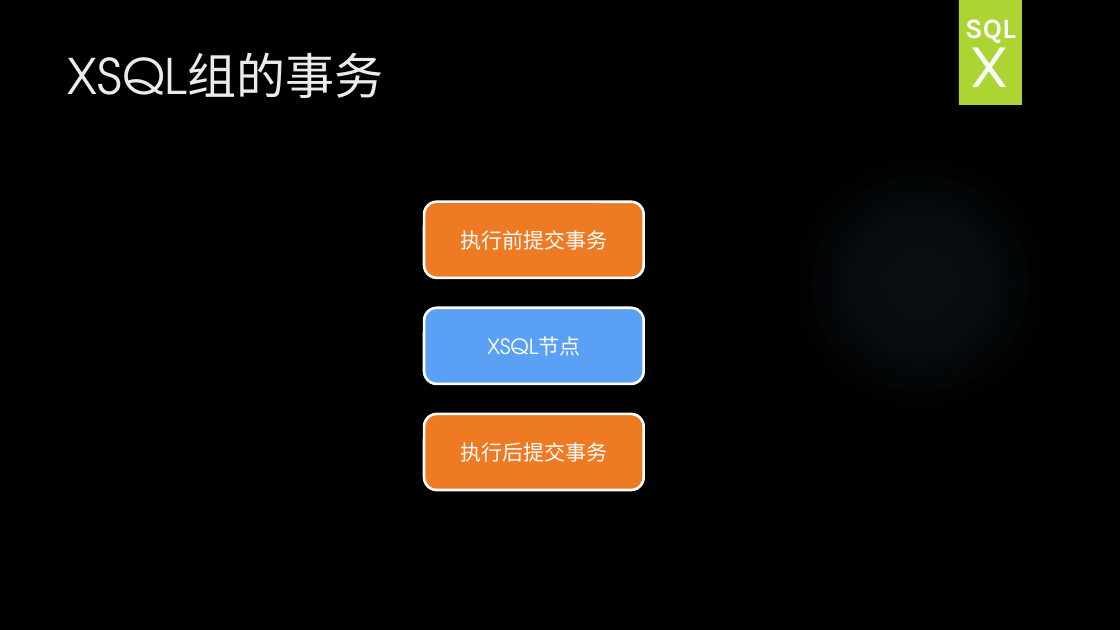
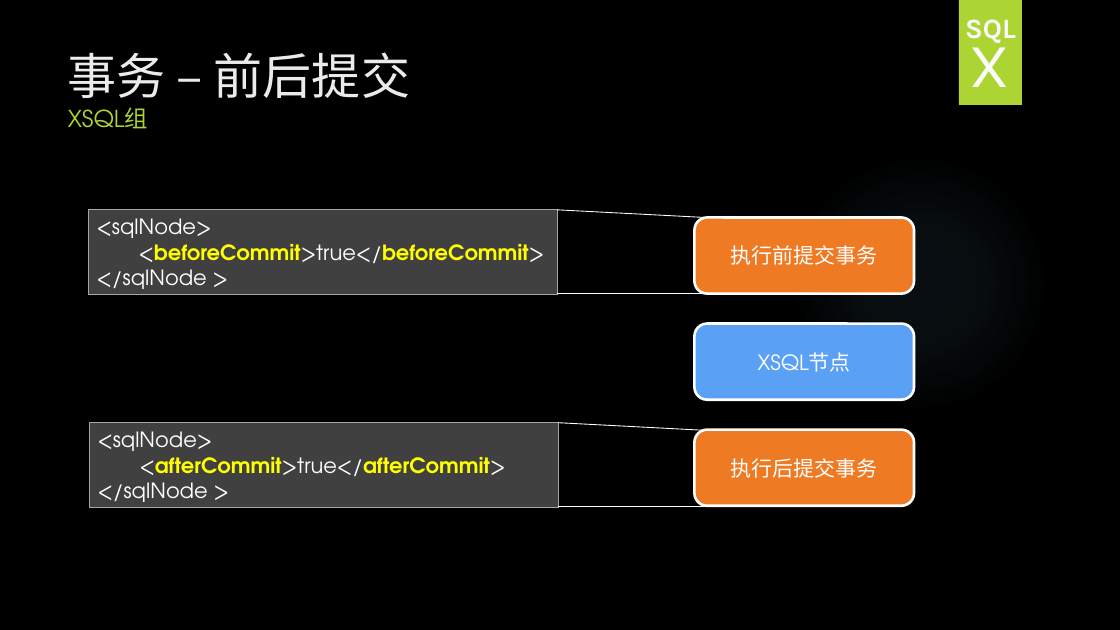
Before and after one commit to HY-ZhengWei/hy.common.XJava, a slide deck: slide 54 of doc/XSQLGroup技术交流.pptx (slide 48 before the commit). Drawn at 1120x630 pixels with LibreOffice and Linux fonts; fonts in the diff are those of the drawing; background and template pictures are left out. Boxes give left, top, right and bottom in pixels: in the first picture for what was removed or moved away, otherwise in the second. Text is boxed around its words. In the diff, an @@ line names an element or a change of style, - is before the commit and + after.

Commit message:
4.0.8
1. 完善：XSQL组的技术交流

```diff
--- a/doc/XSQLGroup技术交流.pptx
+++ b/doc/XSQLGroup技术交流.pptx
@@ title at [68,52,410,129]: text changed @@
-XSQL组的事务
+事务 – 前后提交
+XSQL组
@@ rectangle added at [88,210,557,295], fill #404040, outline #A6A6A6 0.75 pt, 18 pt, text #FFFFFF @@
+<sqlNode>
+<beforeCommit>true</beforeCommit>
+</sqlNode >
@@ line added from (558, 210) to (706, 218), #FFFFFF 0.75 pt @@
@@ line added from (558, 294) to (706, 294), #FFFFFF 0.75 pt @@
@@ rectangle added at [89,423,558,507], fill #404040, outline #A6A6A6 0.75 pt, 18 pt, text #FFFFFF @@
+<sqlNode>
+<afterCommit>true</afterCommit>
+</sqlNode >
@@ line added from (559, 423) to (707, 430), #FFFFFF 0.75 pt @@
@@ 3 rounded rectangles: place and size @@
-3 rounded rectangles at [424,202,644,491]
+3 rounded rectangles at [695,218,914,507]
@@ line added from (559, 507) to (707, 507), #FFFFFF 0.75 pt @@
```
Also in this commit, not shown: 4 other slides changed, 17 slides added, 1 slide removed.
